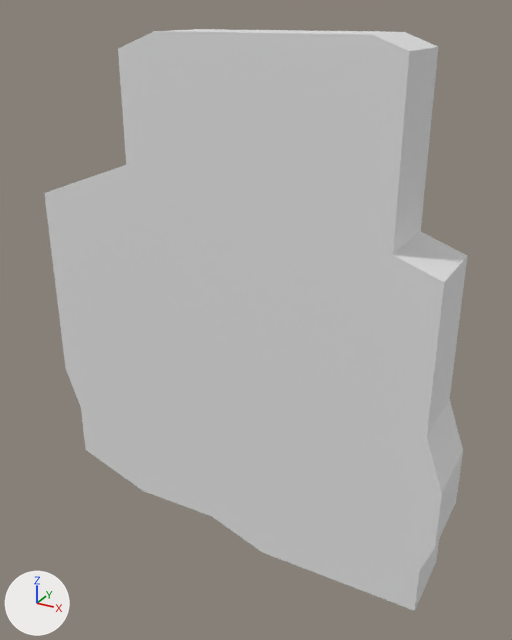
The FBX model Assets/Graph/Meshes/Blockout/SMB_groundL_A.fbx as it was, and as the next commit left it.
Both versions are drawn from a camera (50 mm lens) standing at (148.0, -261.0, 127.0) and looking at (4.0, 1.0, -3.0). Arrows for +X, +Y and +Z are at lower left; the lights stay in place. Where no turn or scale is listed for an object, it has been applied to the vertices.

The first picture shows 'SMB_groundL_A'.
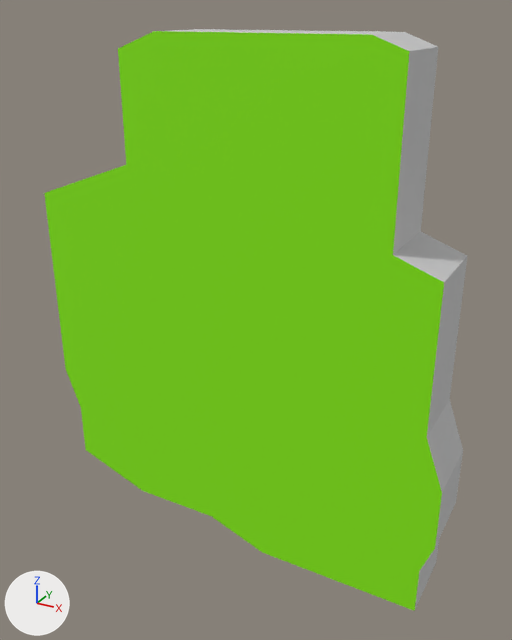
Pixel boxes [x1, y1, x2, y2] of what changed, in the pictures (512 x 640 px):
part 1 of me_mesh, recoloured
    both: [170, 29, 467, 609]
part 2 of me_mesh, recoloured (grey to green)
    both: [44, 31, 444, 611]

Diff of the bpy script that builds the scene:
```diff
--- a/Assets/Graph/Meshes/Blockout/SMB_groundL_A.fbx.py
+++ b/Assets/Graph/Meshes/Blockout/SMB_groundL_A.fbx.py
@@ mat_rock @@
+mat_rock = principled_material('rock')
+mat_rock.base_color = (0.588, 0.588, 0.588)  # light grey #cacaca
+mat_rock.roughness = 0.859
@@ mat_grass @@
+mat_grass = principled_material('Grass')
+mat_grass.base_color = (0.243, 0.867, 0.0)  # green #87ef00
+mat_grass.roughness = 0.859
@@ me_mesh @@
 me_mesh.from_pydata(...)  # 38 vertices, 72 faces; spans x -100.0..100.0, y -17.0..17.0, z -119.0..119.0
 # used by ob_smb_groundl_a; location = (0.0, 0.0, 0.0)
+# me_mesh part 1: all 38 faces centred in x -100.0..100.0, y -6.0..6.0, z -119.0..119.0 switch from no material to mat_rock (light grey #cacaca)
+# me_mesh part 2: 34 of the faces centred in x -84.0..97.0, y -17.0..17.0, z -112.0..101.0 switch from no material to mat_grass (green #87ef00)
```
